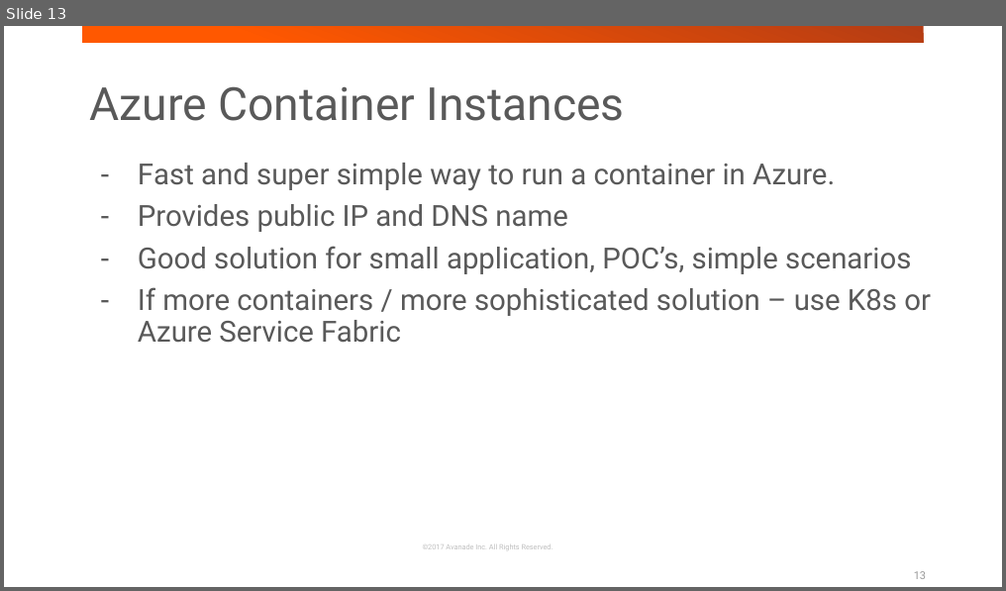
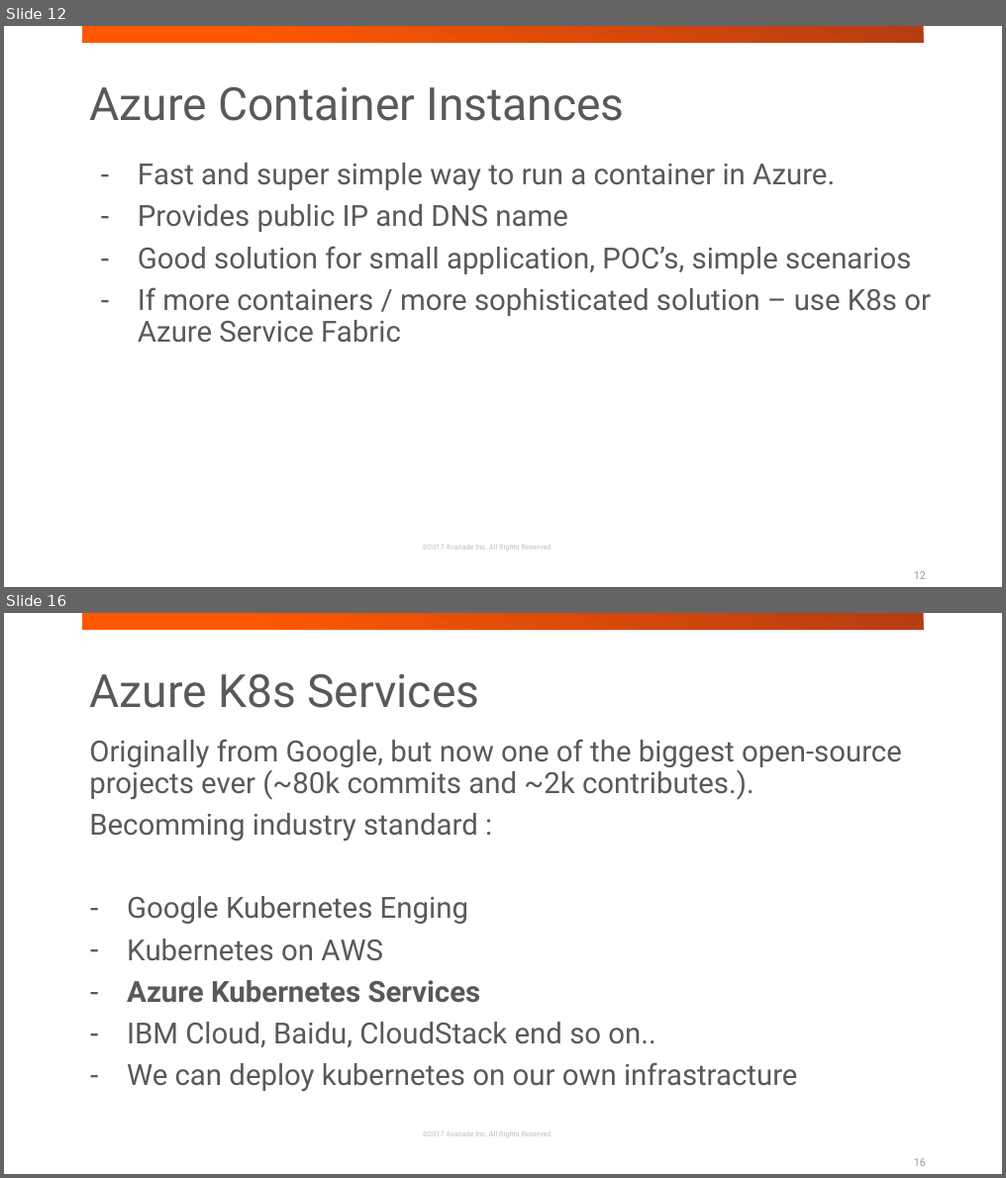
Before and after one commit to jakubgw/azure-containerization, a slide deck: azure-containerization.pptx. Shown one above the other, each under a label of ours: slide 13 before the commit, slides 12 and 16 after it; the slides between them are not shown. The pictures are 1006x591 and 1006x1178 pixels, drawn with LibreOffice and Linux fonts; fonts in the diff are those of the drawing; background and template pictures are left out. Boxes give left, top, right and bottom in pixels: in the first picture for what was removed or moved away, otherwise in the second. Text is boxed around its words. In the diff, an @@ line names an element or a change of style, - is before the commit and + after.

```diff
--- a/azure-containerization.pptx
+++ b/azure-containerization.pptx
@@ slide 16 added at [4,613,1002,1174], background #FFFFFF; not listed: 2 template elements that a slide beside it also shows @@
@@ text added at [89,673,479,708], 44 pt, text #595959 @@
+Azure K8s Services
@@ text added at [89,739,902,1092], 28 pt, text #595959 @@
+Originally from Google, but now one of the biggest open-source projects ever (~80k commits and ~2k contributes.).
+Becomming industry standard :
+– Google Kubernetes Enging
+– Kubernetes on AWS
+– Azure Kubernetes Services
+– IBM Cloud, Baidu, CloudStack end so on..
+– We can deploy kubernetes on our own infrastracture
@@ page number added at [914,1158,926,1166], 10.5 pt, text #9B9B9B @@
+16
@@ what was slide 13 is now slide 12 @@
```
Also in this commit, not shown: 4 slides changed, 5 other slides added, 2 slides removed, 6 other files.
